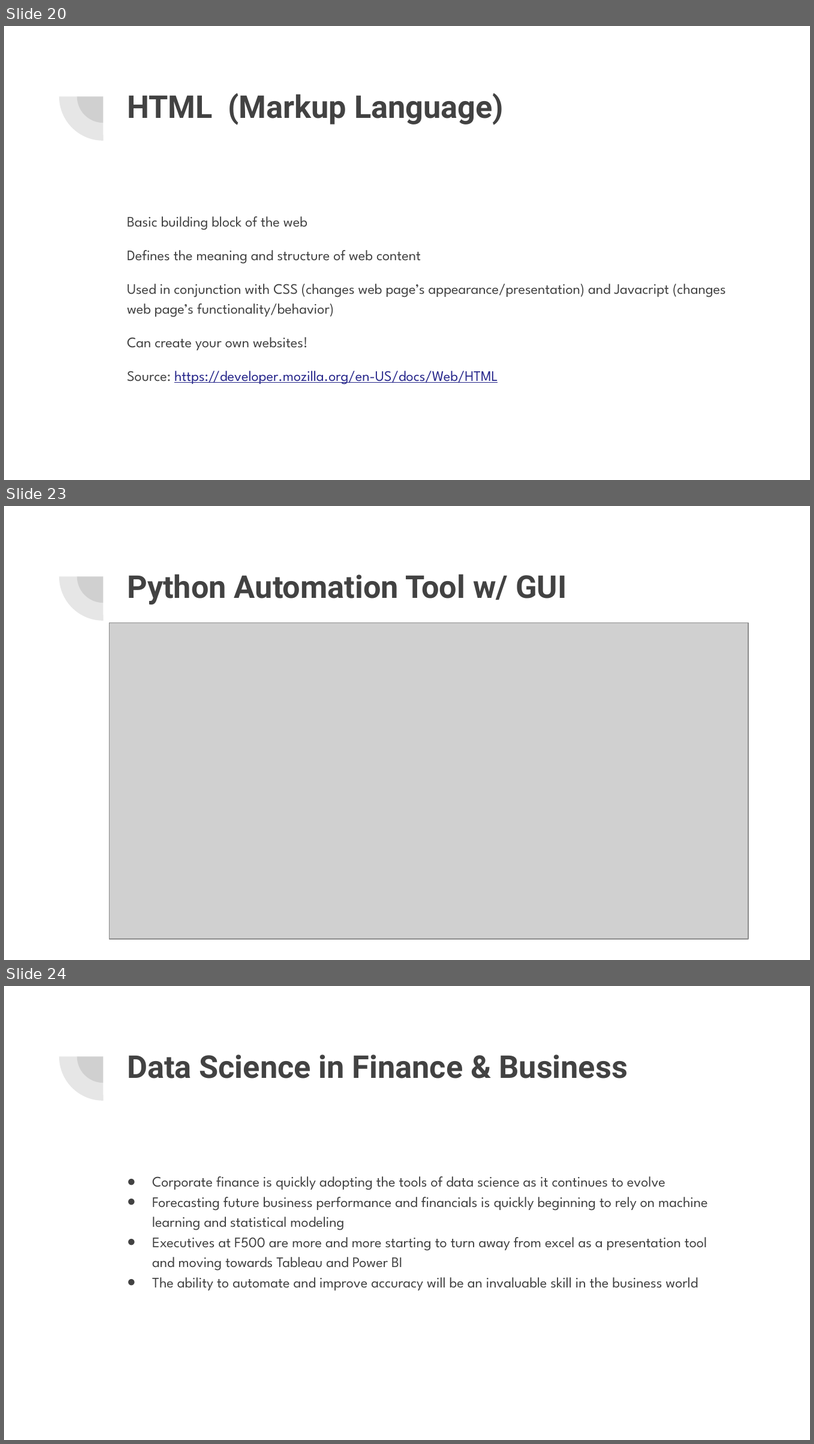
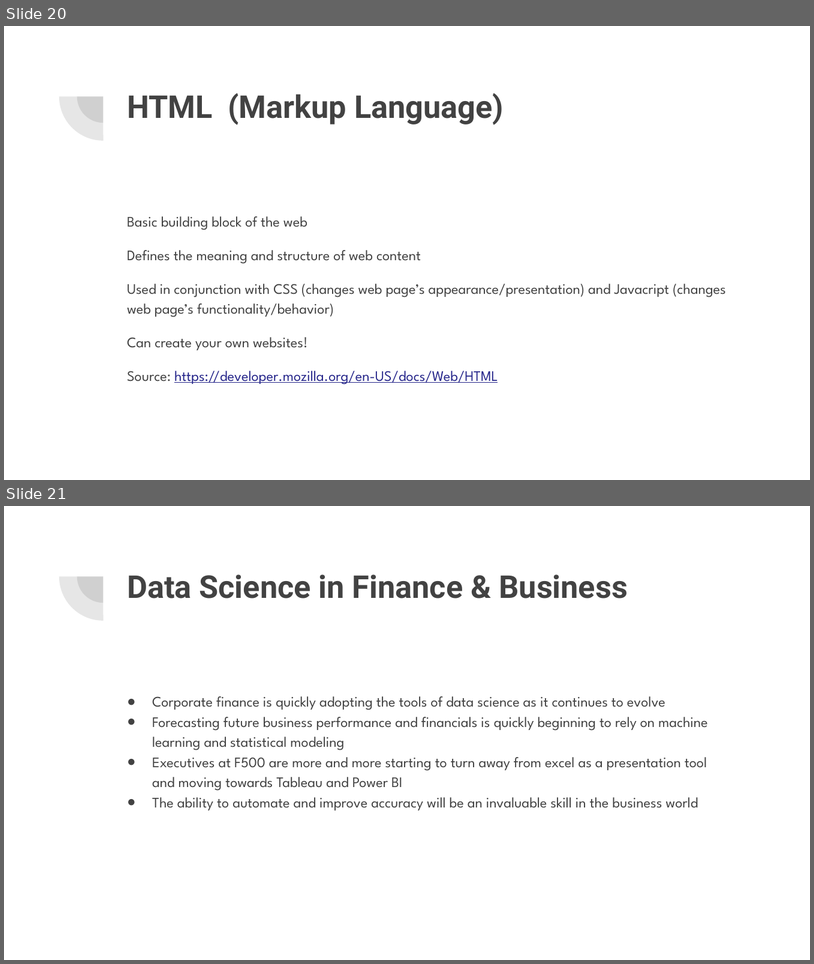
Before and after one commit to NolanSmithSolutions/Course, a slide deck: Future_Applications/Your Data Science Future.pptx. Shown one above the other, each under a label of ours: slides 20, 23 and 24 before the commit, slides 20 and 21 after it; the slides between them are not shown. The pictures are 814x1444 and 814x964 pixels, drawn with LibreOffice and Linux fonts; fonts in the diff are those of the drawing; grey boxes stand for pictures. Boxes give left, top, right and bottom in pixels: in the first picture for what was removed or moved away, otherwise in the second. Text is boxed around its words. In the diff, an @@ line names an element or a change of style, - is before the commit and + after.

```diff
--- a/Future_Applications/Your Data Science Future.pptx
+++ b/Future_Applications/Your Data Science Future.pptx
@@ slide 23 removed at box(4, 506, 810, 960), background #FFFFFF; not listed: 2 template elements that a slide beside it also shows @@
@@ title removed at box(127, 574, 567, 604) @@
-Python Automation Tool w/ GUI
@@ picture removed at box(110, 623, 749, 939) @@
@@ what was slide 24 is now slide 21 @@
```
Also in this commit, not shown: 1 slide changed, 2 other slides removed.
